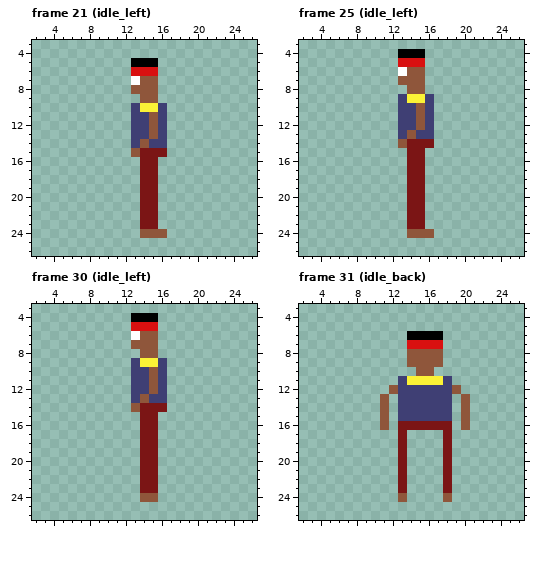
A pixel-art file gets an edit: boss-rush-jam/Assets/Maharlika/Maharlikav1.aseprite. The picture above was drawn from the file before the commit.
32x32 pixels, 96 frames. Colours within 5 levels of each other are drawn and written as one. Shown: frame 21 (idle_left): x 2..26, y 3..26; frame 25 (idle_left): x 2..26, y 3..26; frame 30 (idle_left): x 2..26, y 3..26; frame 31 (idle_back): x 2..26, y 3..26. The commit also changed other frames, which this record leaves out.
After the commit:
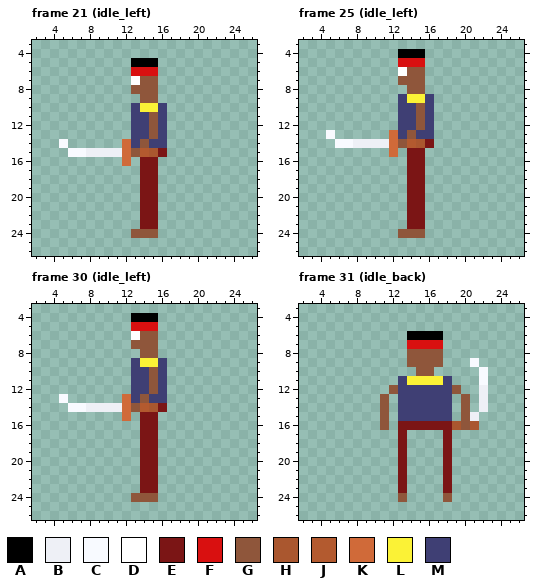
Palette (. is transparent): A #000000  B #eef0f6  C #f8faff  D #ffffff  E #7b1515  F #d91010  G #8f563b  H #aa572f  J #b35a2f  K #d06a39  L #fbf236  M #3f3f74
What changed:
layer "Kampilan" added
Frame 21 (idle_left), layers "Kampilan", "Body":
Colour B now appears in row 15 at x 8 to 11.
Colour C now appears in row 14 at x 5; in row 15 at x 6 to 7.
Colour G now appears in row 24 at x 13.
The author changed colour E to colour H in row 15 at x 15.
The author changed colour E to colour J in row 15 at x 14.
Colour K now appears in rows 14 to 16 at x 12.
Colour G is gone in row 24 at x 16.
Frame 25 (idle_left), layers "Kampilan", "Body":
Colour B now appears in row 14 at x 8 to 11.
Colour C now appears in row 13 at x 5; in row 14 at x 6 to 7.
Colour G now appears in row 24 at x 13.
The author changed colour E to colour H in row 14 at x 15.
The author changed colour E to colour J in row 14 at x 14.
Colour K now appears in rows 13 to 15 at x 12.
Colour G is gone in row 24 at x 16.
Frame 30 (idle_left), layers "Kampilan", "Body":
Colour B now appears in row 14 at x 8 to 11.
Colour C now appears in row 13 at x 5; in row 14 at x 6 to 7.
Colour G now appears in row 24 at x 13.
The author changed colour E to colour H in row 14 at x 15.
The author changed colour E to colour J in row 14 at x 14.
Colour K now appears in rows 13 to 15 at x 12.
Frame 31 (idle_back), layer "Kampilan":
Colour B now appears in rows 12 to 14 at x 22; in row 15 at x 21.
Colour C now appears in row 9 at x 21; in rows 10 to 11 at x 22.
Colour H now appears in row 16 at x 19 and 21.
